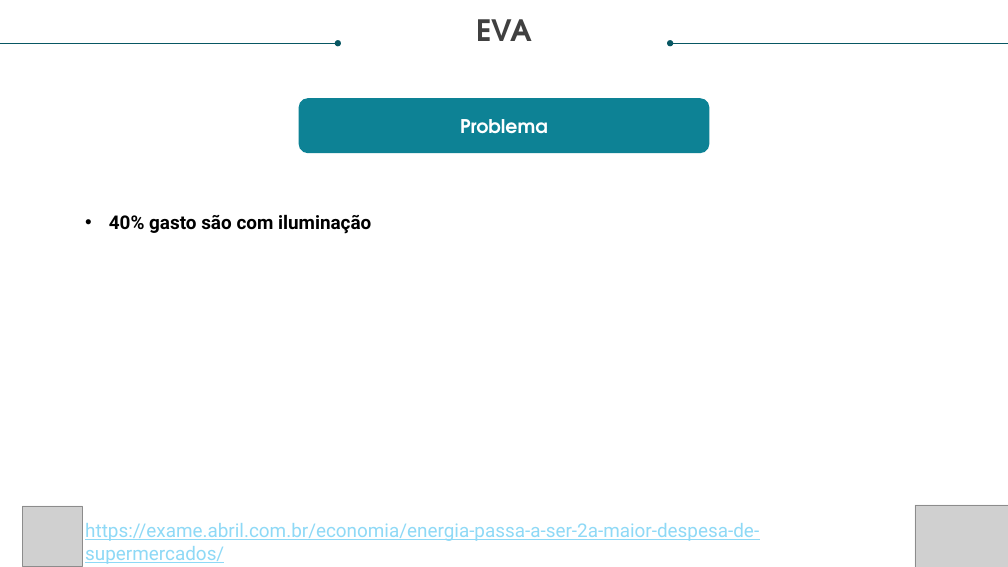
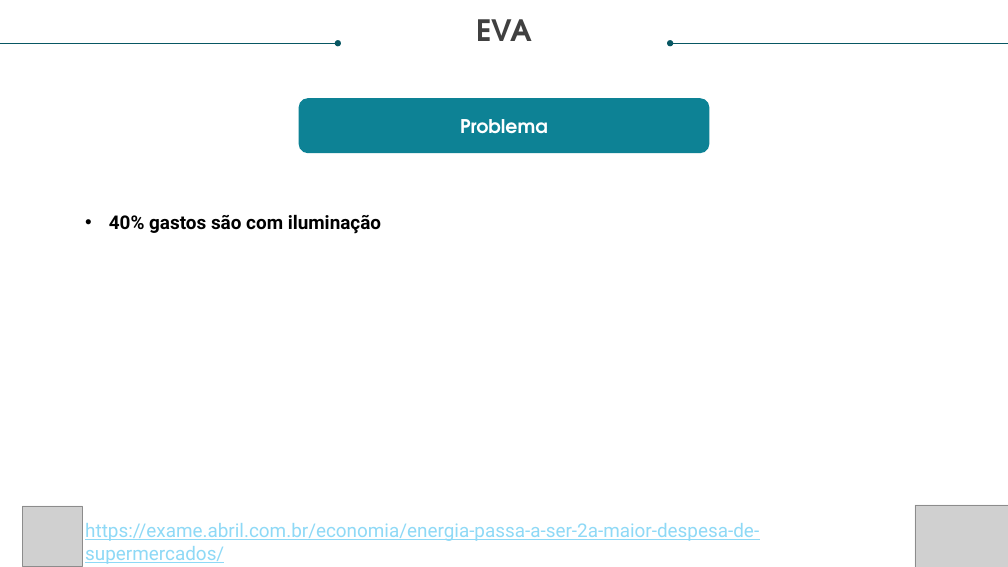
Before and after one commit to YuriJVedovate/EVA_projeto, a slide deck: slide 3 of APRESENTAÇÃO/Sprint 1 ATUALIZADO 1 [Salvo automaticamente].pptx. Drawn at 1008x567 pixels with LibreOffice and Linux fonts; fonts in the diff are those of the drawing; grey boxes stand for pictures. Boxes give left, top, right and bottom in pixels: in the first picture for what was removed or moved away, otherwise in the second. Text is boxed around its words. In the diff, an @@ line names an element or a change of style, - is before the commit and + after.

Commit message:
LDR

```diff
--- a/APRESENTAÇÃO/Sprint 1 ATUALIZADO 1 [Salvo automaticamente].pptx
+++ b/APRESENTAÇÃO/Sprint 1 ATUALIZADO 1 [Salvo automaticamente].pptx
@@ text at (109, 214, 381, 234): text changed @@
-• 40% gasto são com iluminação
+• 40% gastos são com iluminação
```
Also in this commit, not shown: 1 other slide changed.
